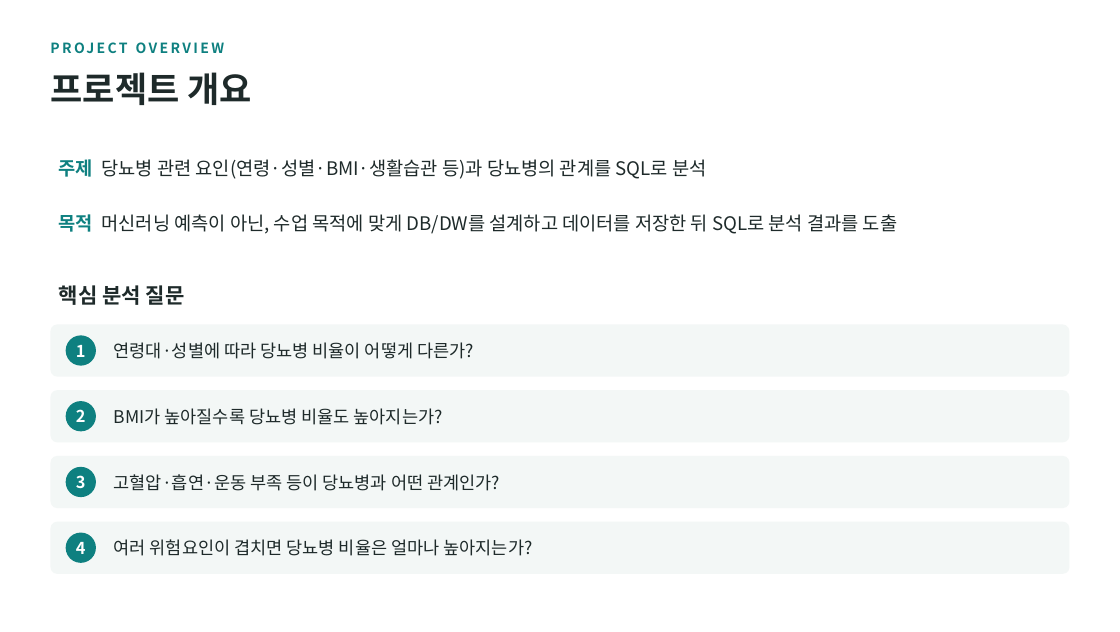
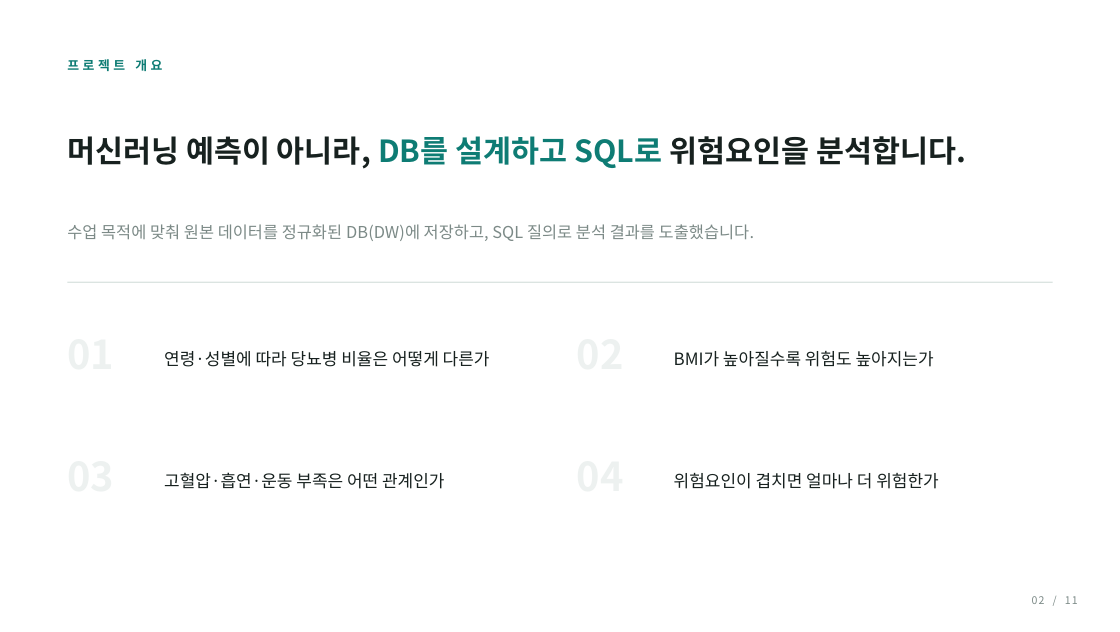
Before and after one commit to minthukyaw488-commits/diabetes, a slide deck: slide 2 of diabetes_project_stage1.pptx. Drawn at 1120x632 pixels with LibreOffice and Linux fonts; fonts in the diff are those of the drawing. Boxes give left, top, right and bottom in pixels: in the first picture for what was removed or moved away, otherwise in the second. Text is boxed around its words. In the diff, an @@ line names an element or a change of style, - is before the commit and + after.

```diff
--- a/diabetes_project_stage1.pptx
+++ b/diabetes_project_stage1.pptx
@@ text removed at box(51, 35, 977, 61) @@
-PROJECT OVERVIEW
@@ text "프로젝트 개요": place and size @@
-text "프로젝트 개요" at box(50, 72, 252, 105)
+text "프로젝트 개요" at box(67, 59, 162, 71)
@@ text "프로젝트 개요" at box(67, 59, 162, 71): size 30 to 11 pt, text colour #1E2A2A to #0E7C74, letter spacing 0 to 3 pt @@
@@ text added at box(67, 136, 966, 169), 26 pt, text #17211F, bold @@
+머신러닝 예측이 아니라, DB를 설계하고 SQL로 위험요인을 분석합니다.
@@ text removed at box(59, 159, 706, 179) @@
-주제 당뇨병 관련 요인(연령·성별·BMI·생활습관 등)과 당뇨병의 관계를 SQL로 분석
@@ text at box(67, 224, 754, 241): text changed; size 16 to 14 pt; text colour #1E2A2A to #7C8A87 @@
-목적 머신러닝 예측이 아닌, 수업 목적에 맞게 DB/DW를 설계하고 데이터를 저장한 뒤 SQL로 분석 결과를 도출
+수업 목적에 맞춰 원본 데이터를 정규화된 DB(DW)에 저장하고, SQL 질의로 분석 결과를 도출했습니다.
@@ text removed at box(59, 285, 185, 305) @@
-핵심 분석 질문
@@ line added from (67, 282) to (1053, 282), #DBE4E1 1 pt @@
@@ rounded rectangle removed at box(51, 324, 1069, 376) @@
@@ ellipse removed at box(66, 335, 96, 365) @@
@@ text removed at box(76, 345, 86, 357) @@
-1
@@ text at box(164, 351, 490, 367): text changed; size 15 to 14.5 pt; text colour #1E2A2A to #17211F @@
-연령대·성별에 따라 당뇨병 비율이 어떻게 다른가?
+연령·성별에 따라 당뇨병 비율은 어떻게 다른가
@@ text at box(674, 351, 934, 367): text changed; size 15 to 14.5 pt; text colour #1E2A2A to #17211F @@
-BMI가 높아질수록 당뇨병 비율도 높아지는가?
+BMI가 높아질수록 위험도 높아지는가
@@ rounded rectangle removed at box(51, 390, 1069, 442) @@
@@ ellipse removed at box(66, 401, 96, 431) @@
@@ text removed at box(76, 409, 86, 422) @@
-2
@@ rounded rectangle removed at box(51, 456, 1069, 508) @@
@@ ellipse removed at box(66, 467, 96, 497) @@
@@ text removed at box(76, 475, 86, 489) @@
-3
@@ text at box(164, 472, 444, 489): text changed; size 15 to 14.5 pt; text colour #1E2A2A to #17211F @@
-고혈압·흡연·운동 부족 등이 당뇨병과 어떤 관계인가?
+고혈압·흡연·운동 부족은 어떤 관계인가
@@ text at box(674, 473, 938, 489): text changed; size 15 to 14.5 pt; text colour #1E2A2A to #17211F @@
-여러 위험요인이 겹치면 당뇨병 비율은 얼마나 높아지는가?
+위험요인이 겹치면 얼마나 더 위험한가
@@ rounded rectangle removed at box(51, 521, 1069, 573) @@
@@ ellipse removed at box(66, 532, 96, 563) @@
@@ text removed at box(76, 542, 86, 554) @@
-4
@@ text added at box(1032, 596, 1078, 604), 9 pt, text #7C8A87 @@
+02 / 11
```
Also in this commit, not shown: 10 other slides changed, 5 other files.
